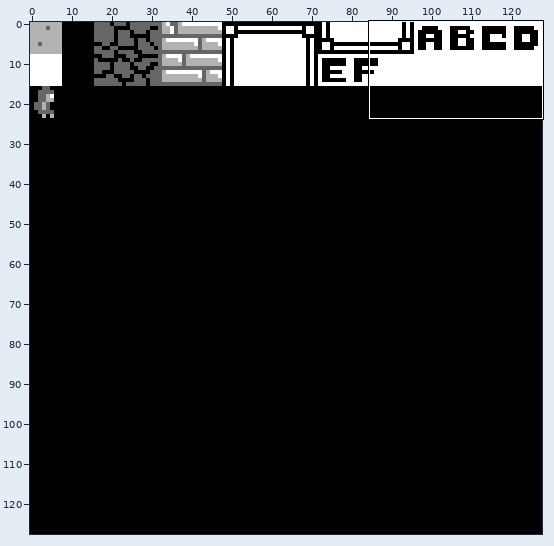
Edited in one commit: sprite sheet (tiles.png). The picture above shows the old version from afar; the outline marks the close-up.
Close-up. Before the commit:
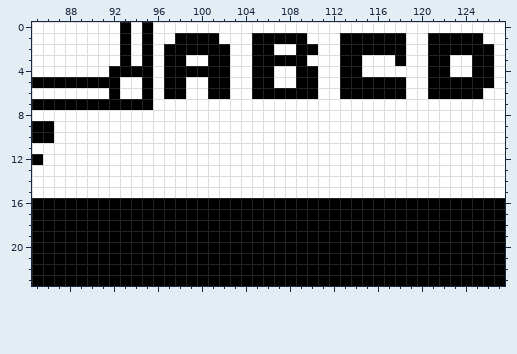
The file is 128x128 pixels. Shown: x 85..127, y 0..23.
Now the later version:
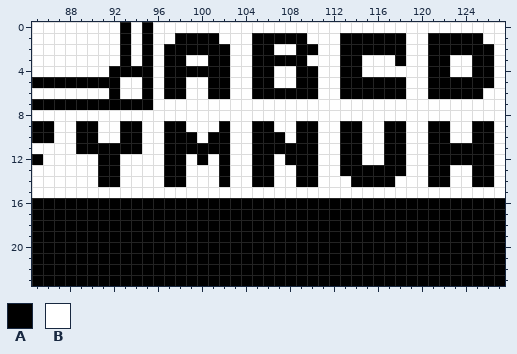
Palette (. is transparent): A #000000  B #ffffff
Changes in this commit:
@@ x 85..127 @@
  8 BBBBBBBBBBBBBBBBBBBBBBBBBBBBBBBBBBBBBBBBBBB
- 9 AABBBBBBBBBBBBBBBBBBBBBBBBBBBBBBBBBBBBBBBBB
-10 AABBBBBBBBBBBBBBBBBBBBBBBBBBBBBBBBBBBBBBBBB
-11 BBBBBBBBBBBBBBBBBBBBBBBBBBBBBBBBBBBBBBBBBBB
-12 ABBBBBBBBBBBBBBBBBBBBBBBBBBBBBBBBBBBBBBBBBB
-13 BBBBBBBBBBBBBBBBBBBBBBBBBBBBBBBBBBBBBBBBBBB
-14 BBBBBBBBBBBBBBBBBBBBBBBBBBBBBBBBBBBBBBBBBBB
+ 9 AABBAABBAABBAABBBABBAABBAABBAABBAABBAABBAAB
+10 AABBAABBAABBAAABAABBAAABAABBAABBAABBAABBAAB
+11 BBBBAAAAAABBAAAAAABBAAAAAABBAABBAABBAAAAAAB
+12 ABBBBBAABBBBAABABABBAABAAABBAABBAABBAAAAAAB
+13 BBBBBBAABBBBAABBBABBAABBAABBAAAAAABBAABBAAB
+14 BBBBBBAABBBBAABBBABBAABBAABBBAAAABBBAABBAAB
 15 BBBBBBBBBBBBBBBBBBBBBBBBBBBBBBBBBBBBBBBBBBB
Pixel boxes of the changes (left, top, right, bottom) in both close-ups:
changed: (76, 121, 494, 187)
